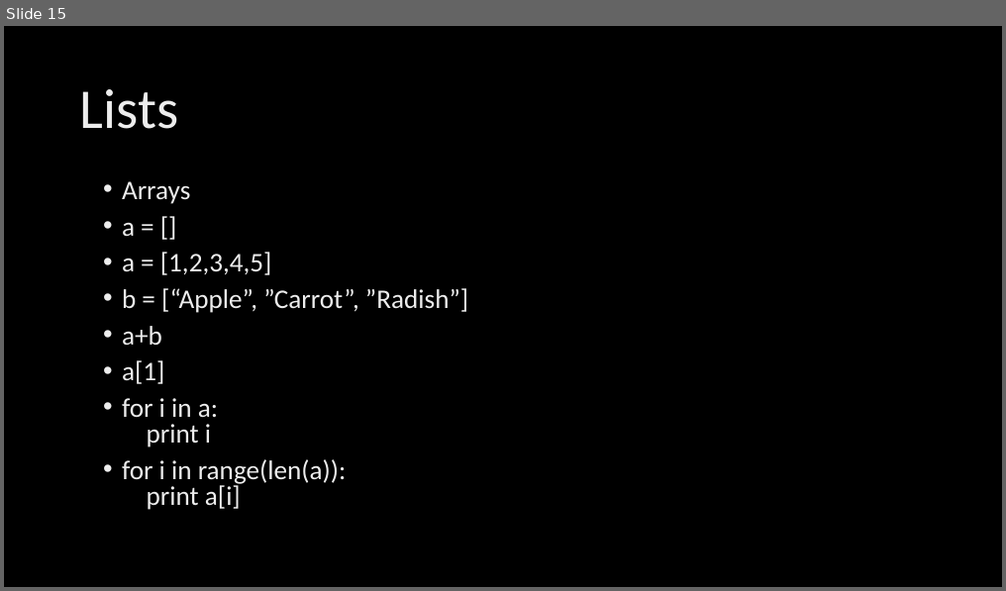
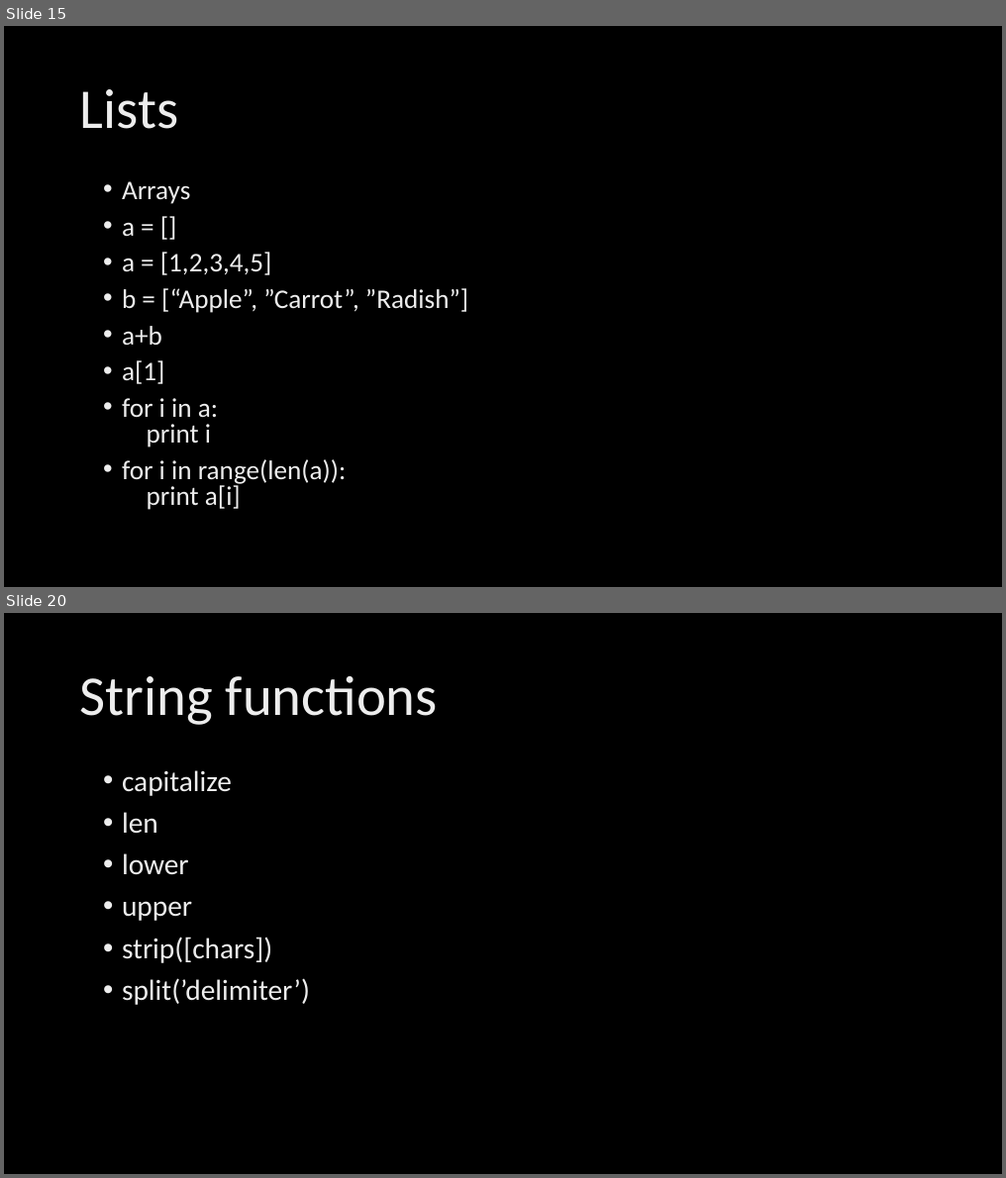
Before and after one commit to abhiii5459/Talks, a slide deck: April_2017/Devopedia_Apr22/Python Talk.pptx. Shown one above the other, each under a label of ours: slide 15 before the commit, slides 15 and 20 after it; the slides between them are not shown. The pictures are 1006x591 and 1006x1178 pixels, drawn with LibreOffice and Linux fonts; fonts in the diff are those of the drawing. Boxes give left, top, right and bottom in pixels: in the first picture for what was removed or moved away, otherwise in the second. Text is boxed around its words. In the diff, an @@ line names an element or a change of style, - is before the commit and + after.

```diff
--- a/April_2017/Devopedia_Apr22/Python Talk.pptx
+++ b/April_2017/Devopedia_Apr22/Python Talk.pptx
@@ slide 20 added at [4, 613, 1002, 1174], background #000000 @@
@@ title added at [80, 676, 438, 725], 54 pt, text gradient #BFBFBF to #EDEDED to #FFFFFF @@
+String functions
@@ text added at [122, 770, 310, 1005], 28 pt, text gradient #BFBFBF to #EDEDED to #FFFFFF @@
+• capitalize
+• len
+• lower
+• upper
+• strip([chars])
+• split(’delimiter’)
```
Also in this commit, not shown: 1 slide changed, 5 other slides added.
